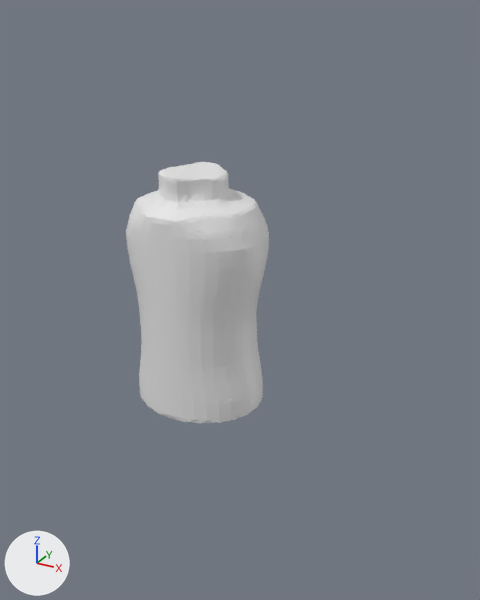
The Blender file Assets/BlenderAssets/RinV1.blend: old version first, new version second.
Rendered twice from a 50 mm camera at (5.58, -4.49, 11.47) aimed at (0.59, 4.59, 6.93). Lighting does not change. The marker at lower left points along +X, +Y and +Z. The picture after the commit comes second.
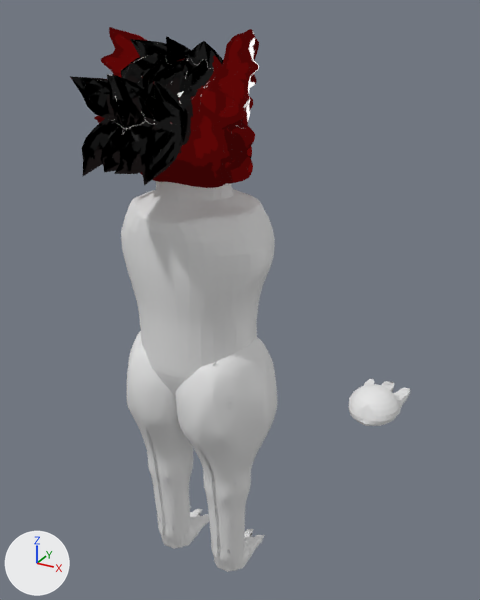
What differs and where, as boxes [x1, y1, x2, y2] in the pictures (480 x 600 px; the box of a moved part takes in the faces that stretch with it):
'Cylinder.001', reshaped, moved, rescaled
    before: [126, 162, 269, 423]
    after: [121, 181, 275, 398]
'Cube', shown
    after: [70, 27, 259, 188]
'Sphere.006', added
    after: [176, 337, 277, 572]
'Sphere.005', added
    after: [127, 331, 209, 549]
'Sphere.001', added
    after: [348, 379, 410, 426]
part 1 of me_cylinder_002, moved or reshaped
    before: [128, 162, 268, 423]
    after: [123, 181, 273, 398]

Edits to the bpy script that builds the scene:
```text
Change me_cylinder_002:
    used by ob_cylinder_001; location = (-0.27, 4.63, 7.17)
    remove me_cylinder_002.from_pydata(...)  # 4602 vertices, 4600 faces; spans x -1.25..1.25, y -1.04..1.04, z -2.31..1.92
    add me_cylinder_002.from_pydata(...)  # 4732 vertices, 4730 faces; spans x -1.25..1.25, y -1.04..1.01, z -2.23..1.91
    me_cylinder_002 part 1: 10 vertices moved within x -1.16..1.16, y -0.5..0.58, z 0.45..1.81; 3748 vertices removed from x -1.24..1.25, y -1.04..1.04, z -2.31..1.92; 3878 vertices added at x -1.23..1.24, y -1.04..1.01, z -2.23..1.91
Add me_sphere_008:
    me_sphere_008.from_pydata(...)  # 8472 vertices, 8471 faces; spans x -1.06..1.11, y -1.36..1.73, z -3.26..1.35
    me_sphere_008.polygons.foreach_set('use_smooth', [True] * 8471)
Add me_sphere_001:
    me_sphere_001.from_pydata(...)  # 570 vertices, 556 faces; spans x -0.92..0.92, y -0.87..2.38, z -0.26..1.0
Change ob_cube:
    remove ob_cube.hide_set(True)
Change ob_cylinder_001:
    ob_cylinder_001.location: (-0.27, 4.63, 7.17) -> (-0.27, 4.63, 7.06)
    ob_cylinder_001.scale: (1.0, 1.0, 1.0) -> (1.07, 1.07, 1.07)
Add ob_sphere_006:
    ob_sphere_006 = bpy.data.objects.new('Sphere.006', me_sphere_008)
    ob_sphere_006.location = (0.39, 4.44, 4.72)
    ob_sphere_006.rotation_euler = (-0.0542, -0.00474, -0.00713)  # degrees (-3.1, -0.3, -0.4)
    ob_sphere_006.scale = (0.719, 0.719, 1.12)
Add ob_sphere_005:
    ob_sphere_005 = bpy.data.objects.new('Sphere.005', me_sphere_008.copy())
    ob_sphere_005.location = (-0.91, 4.44, 4.72)
    ob_sphere_005.rotation_euler = (-0.0542, -0.00474, -0.00713)  # degrees (-3.1, -0.3, -0.4)
    ob_sphere_005.scale = (-0.719, 0.719, 1.12)
Add ob_sphere_001:
    ob_sphere_001 = bpy.data.objects.new('Sphere.001', me_sphere_001)
    ob_sphere_001.location = (3.0, 4.74, 5.35)
    ob_sphere_001.scale = (0.444, 0.444, 0.444)
```
